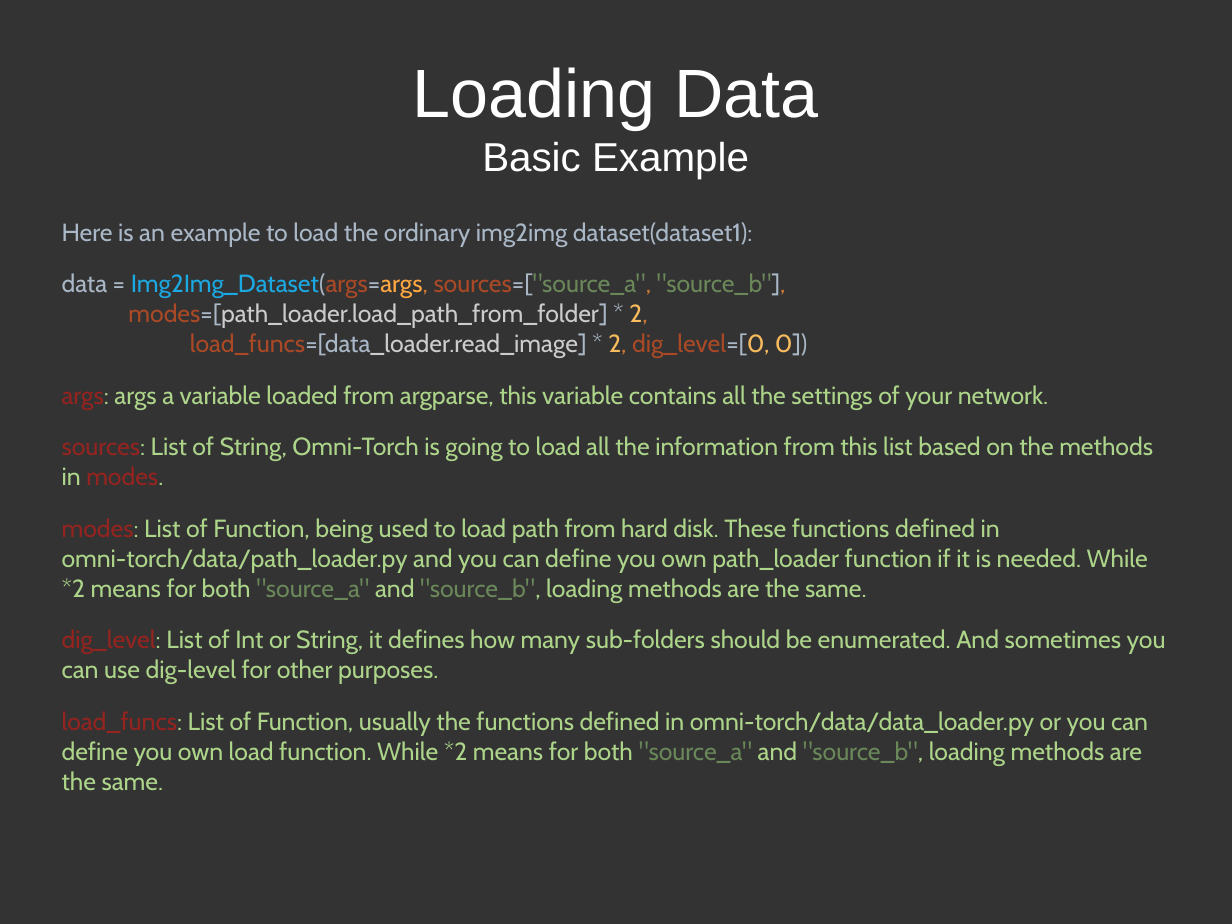
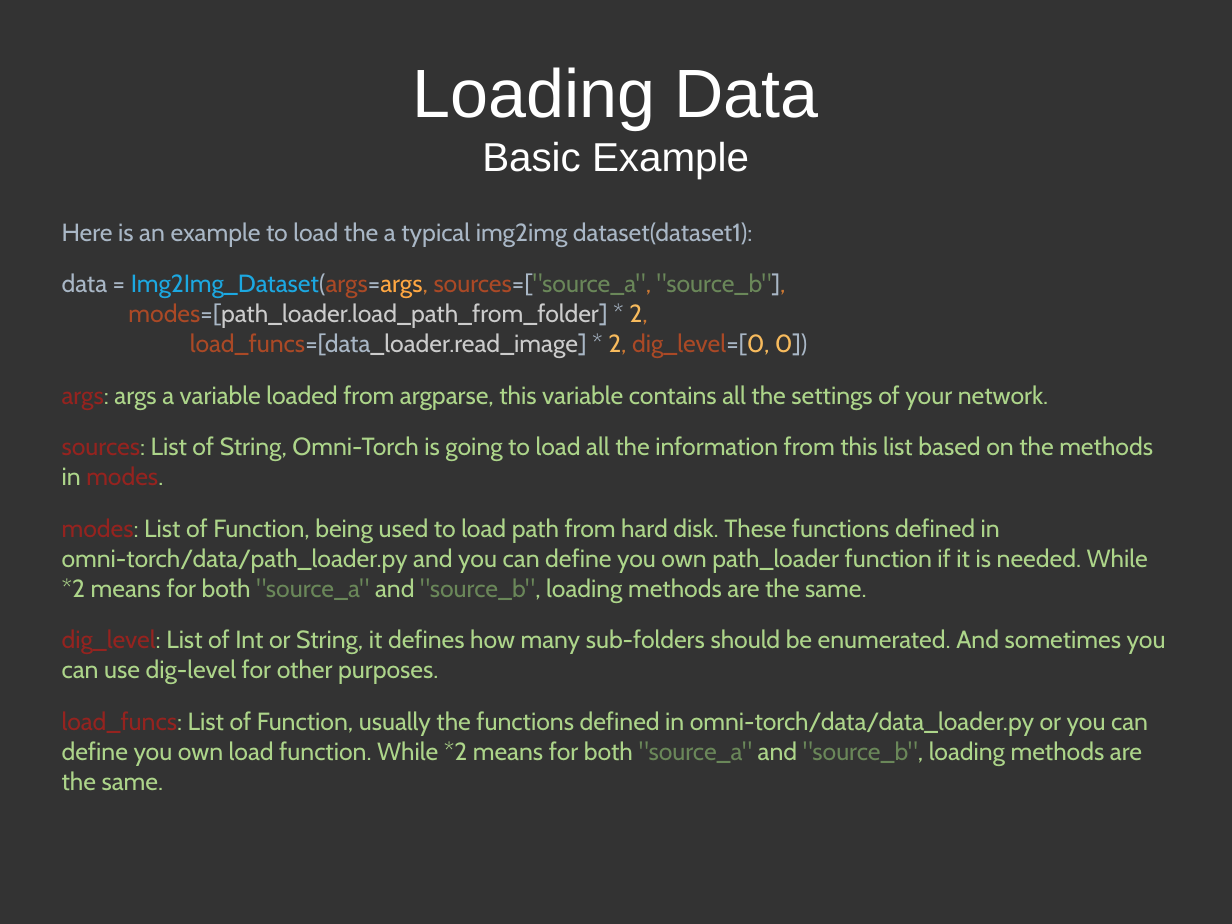
Before and after one commit to loveorchids/omni_torch, a slide deck: slide 11 of Documentations.odp (slide 10 before the commit). Drawn at 1232x924 pixels with LibreOffice and Linux fonts; fonts in the diff are those of the drawing. Boxes give left, top, right and bottom in pixels: in the first picture for what was removed or moved away, otherwise in the second. Text is boxed around its words. In the diff, an @@ line names an element or a change of style, - is before the commit and + after.

```diff
--- a/Documentations.odp
+++ b/Documentations.odp
@@ text at bbox=[62, 222, 752, 246]: text changed @@
-Here is an example to load the ordinary img2img dataset(dataset1):
+Here is an example to load the a typical img2img dataset(dataset1):
```
Also in this commit, not shown: 10 other slides changed, 2 slides added, 2 slides removed, 1 other file.
